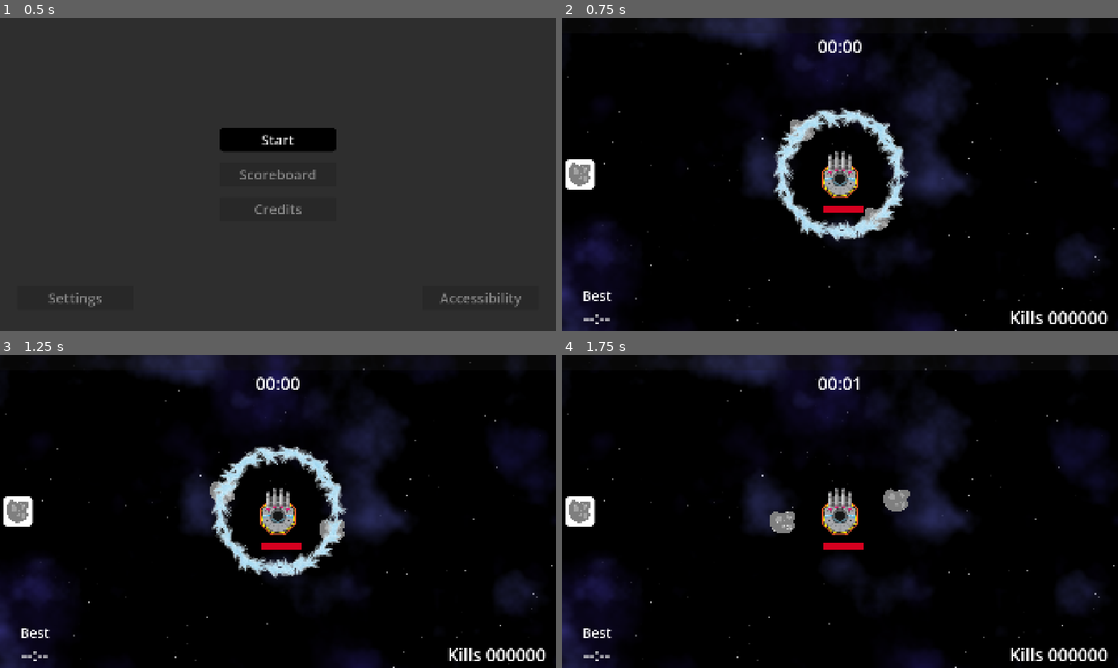
Above: before the commit, frames 1-4 (two rows, left to right).
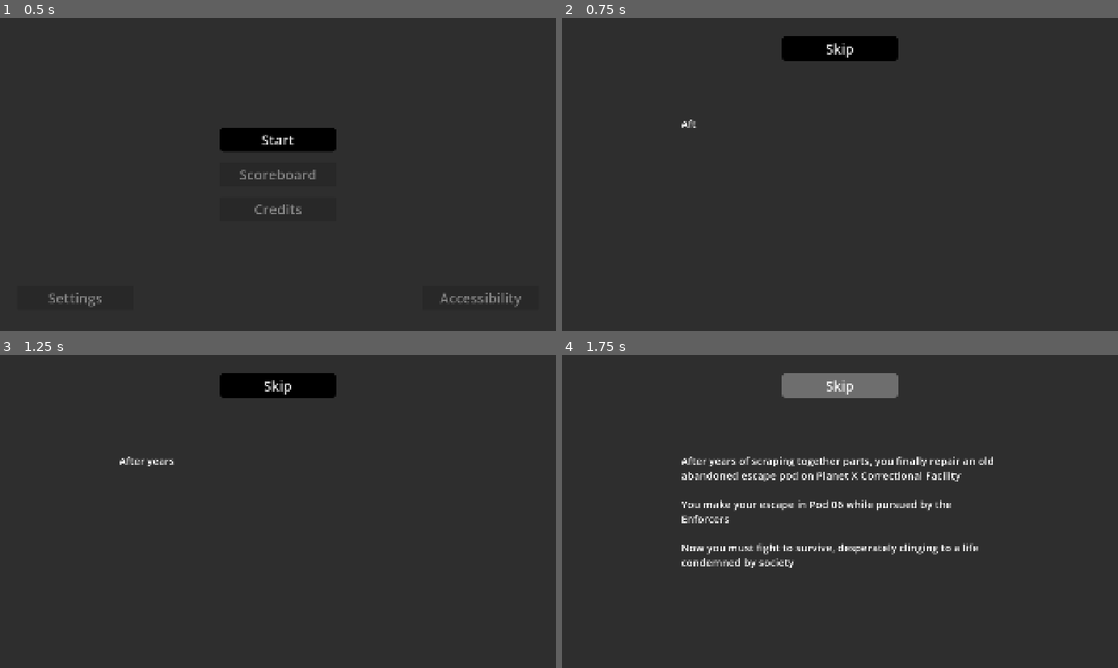
Above: after the commit, the same moments.

Repository: two-sticks-and-a-rock/space-arcade
Game: Godot game, scene res://scenes/main_menu.tscn
Two runs of this game, one before a commit and one after it. Both use one fixed random seed, a clock stepped at 60 frames per second and the inputs below. Before the commit the project starts from res://scenes/ui/main_menu.tscn.
Inputs (mouse positions are in pixels of both pictures, inside the frame that each line leads up to):
- Up to frame 1 (0.5 s): no input
- Up to frame 2 (0.75 s): click "Start" at 0.5 s
- Up to frame 3 (1.25 s): no input
- Up to frame 4 (1.75 s): click (840, 386) at 1.25 s, where only the run after the commit has a clickable "Skip"

Frame 1 is identical in both runs. In frame 2, 96% of the frame differs, in the area x 0-100%, y 0-100%; in frame 3, 96%; in frame 4, 98%.

Commit message:
feat: Main menu start goes to intro text (#55)
* game over with placeholders

* main menu scene

* route to main menu

* kills and time display

* handle best time temp

* route to main menu

* intro with skip buttong

* remove print

* typing animation

* if all text visible, skip should just work

Diff:
--- /dev/null
+++ b/scenes/intro/intro.gd
@@ -0,0 +1,13 @@
+extends CanvasLayer
+
+@onready var level_scene : PackedScene = load("res://scenes/main.tscn")
+@onready var intro_text : RichTextLabel = $PanelContainer/IntroTextBox/IntroText
+
+var num_presses = 0
+
+func _on_skip_button_pressed():
+	if num_presses >= 1 || intro_text.visible_ratio == 1.0:
+		get_tree().change_scene_to_packed(level_scene)
+	else:
+		intro_text.show_all_text()
+		num_presses += 1
--- /dev/null
+++ b/scenes/intro/intro.tscn
@@ -0,0 +1,44 @@
+[gd_scene format=3 uid="uid://0vbg44nks2ea"]
+
+[ext_resource type="Script" uid="uid://ccuc6amjstkec" path="res://scenes/intro/intro.gd" id="1_8twl8"]
+[ext_resource type="Theme" uid="uid://drsxtvymgay2s" path="res://scenes/ui/themes/default/default.tres" id="1_qeukb"]
+[ext_resource type="PackedScene" uid="uid://ba6j0n3w5fvkl" path="res://scenes/ui/typing_text.tscn" id="3_ir5dn"]
+
+[node name="Intro" type="CanvasLayer" unique_id=1243987004]
+script = ExtResource("1_8twl8")
+
+[node name="PanelContainer" type="PanelContainer" parent="." unique_id=1441582170]
+anchors_preset = 15
+anchor_right = 1.0
+anchor_bottom = 1.0
+grow_horizontal = 2
+grow_vertical = 2
+
+[node name="IntroTextBox" type="BoxContainer" parent="PanelContainer" unique_id=765670128]
+custom_minimum_size = Vector2(960, 960)
+layout_mode = 2
+size_flags_horizontal = 4
+size_flags_vertical = 4
+theme = ExtResource("1_qeukb")
+alignment = 1
+
+[node name="IntroText" parent="PanelContainer/IntroTextBox" unique_id=1616030014 instance=ExtResource("3_ir5dn")]
+layout_mode = 2
+
+[node name="ButtonBox" type="BoxContainer" parent="PanelContainer" unique_id=1267520445]
+layout_mode = 2
+size_flags_horizontal = 4
+size_flags_vertical = 0
+offset_transform_enabled = true
+offset_transform_position = Vector2(0, 64)
+offset_transform_visual_only = false
+theme_override_constants/separation = 64
+
+[node name="SkipButton" type="Button" parent="PanelContainer/ButtonBox" unique_id=752937055]
+custom_minimum_size = Vector2(400, 84)
+layout_mode = 2
+size_flags_horizontal = 4
+theme = ExtResource("1_qeukb")
+text = "Skip"
+
+[connection signal="pressed" from="PanelContainer/ButtonBox/SkipButton" to="." method="_on_skip_button_pressed"]
--- a/scenes/ui/game_over.tscn
+++ b/scenes/ui/game_over.tscn
@@ -59,18 +59,14 @@
 horizontal_alignment = 1
 vertical_alignment = 1
 
-[node name="HSplitContainer" type="HSplitContainer" parent="." unique_id=1876063807]
+[node name="HSplitContainer" type="HSplitContainer" parent="." unique_id=1551561553]
 anchors_preset = 12
 anchor_top = 1.0
 anchor_right = 1.0
 anchor_bottom = 1.0
-offset_top = -83.0
+offset_top = -84.0
 grow_horizontal = 2
 grow_vertical = 0
-size_flags_vertical = 8
-offset_transform_enabled = true
-offset_transform_position = Vector2(0, -72)
-offset_transform_visual_only = false
 
 [node name="RunTime" type="Label" parent="HSplitContainer" unique_id=258549648]
 custom_minimum_size = Vector2(400, 84)
--- a/scenes/ui/intro.tscn
+++ /dev/null
@@ -1,56 +0,0 @@
-[gd_scene format=3 uid="uid://0vbg44nks2ea"]
-
-[ext_resource type="Theme" uid="uid://drsxtvymgay2s" path="res://scenes/ui/themes/default/default.tres" id="1_i8df0"]
-
-[node name="Intro" type="CanvasLayer" unique_id=1243987004]
-
-[node name="PanelContainer" type="PanelContainer" parent="." unique_id=1441582170]
-anchors_preset = 15
-anchor_right = 1.0
-anchor_bottom = 1.0
-grow_horizontal = 2
-grow_vertical = 2
-
-[node name="BoxContainer" type="BoxContainer" parent="PanelContainer" unique_id=1267520445]
-layout_mode = 2
-size_flags_horizontal = 4
-size_flags_vertical = 0
-offset_transform_enabled = true
-offset_transform_position = Vector2(0, 128)
-offset_transform_visual_only = false
-
-[node name="Button" type="Button" parent="PanelContainer/BoxContainer" unique_id=752937055]
-custom_minimum_size = Vector2(400, 84)
-layout_mode = 2
-size_flags_horizontal = 4
-theme = ExtResource("1_i8df0")
-text = "Skip"
-
-[node name="VBoxContainer" type="VBoxContainer" parent="PanelContainer" unique_id=1520501199]
-custom_minimum_size = Vector2(960, 960)
-layout_mode = 2
-size_flags_horizontal = 4
-size_flags_vertical = 4
-theme = ExtResource("1_i8df0")
-alignment = 1
-
-[node name="RichTextLabel2" type="RichTextLabel" parent="PanelContainer/VBoxContainer" unique_id=364358952]
-custom_minimum_size = Vector2(1096, 0)
-layout_mode = 2
-theme_override_font_sizes/normal_font_size = 36
-text = "After years of scraping together parts, you finally repair an old abandoned escape pod on Planet X Correctional Facility"
-fit_content = true
-
-[node name="RichTextLabel" type="RichTextLabel" parent="PanelContainer/VBoxContainer" unique_id=990243092]
-custom_minimum_size = Vector2(1096, 0)
-layout_mode = 2
-theme_override_font_sizes/normal_font_size = 36
-text = "You make your escape in Pod 06 while pursued by the Enforcers"
-fit_content = true
-
-[node name="RichTextLabel3" type="RichTextLabel" parent="PanelContainer/VBoxContainer" unique_id=1232224947]
-custom_minimum_size = Vector2(1096, 0)
-layout_mode = 2
-theme_override_font_sizes/normal_font_size = 36
-text = "Now you must fight to survive, desperately clinging to a life condemned by society"
-fit_content = true
--- a/scenes/ui/main_menu_button.gd
+++ b/scenes/ui/main_menu_button.gd
@@ -1,6 +1,6 @@
 extends Button
 
-@onready var main_menu_scene : PackedScene = load("res://scenes/ui/main_menu.tscn")
+@onready var main_menu_scene : PackedScene = load("res://scenes/main_menu.tscn")
 
 func _on_main_menu_pressed():
     get_tree().change_scene_to_packed(main_menu_scene)
--- a/scenes/ui/menu.tscn
+++ b/scenes/ui/menu.tscn
@@ -3,6 +3,8 @@
 [ext_resource type="Script" uid="uid://d2tt0u6ddlowp" path="res://scenes/ui/menu.gd" id="1_wedc3"]
 [ext_resource type="PackedScene" uid="uid://drh6cl70rtt78" path="res://scenes/ui/restart_button.tscn" id="2_c2n5p"]
 [ext_resource type="Theme" uid="uid://drsxtvymgay2s" path="res://scenes/ui/themes/default/default.tres" id="2_w6y0u"]
+[ext_resource type="PackedScene" uid="uid://bemmgs3bisire" path="res://scenes/ui/main_menu_button.tscn" id="4_w6y0u"]
+[ext_resource type="Theme" uid="uid://bwrgd0l5g7l04" path="res://scenes/ui/themes/secondary/secondary.tres" id="5_cx0sj"]
 [ext_resource type="PackedScene" uid="uid://bemmgs3bisire" path="res://scenes/ui/main_menu_button.tscn" id="4_w6y0u"]
 [ext_resource type="Theme" uid="uid://bwrgd0l5g7l04" path="res://scenes/ui/themes/secondary/secondary.tres" id="5_cx0sj"]
 
--- a/scenes/ui/start_button.gd
+++ b/scenes/ui/start_button.gd
@@ -1,6 +1,6 @@
 extends Button
 
-@onready var level_scene : PackedScene = load("res://scenes/main.tscn")
+@onready var level_scene : PackedScene = load("res://scenes/intro/intro.tscn")
 
 func _on_start_pressed():
 	get_tree().change_scene_to_packed(level_scene)
--- /dev/null
+++ b/scenes/ui/typing_text.gd
@@ -0,0 +1,18 @@
+extends RichTextLabel
+
+var percent_to_show: float
+@onready var typing_timer : Timer = $TypingTimer
+
+func _ready():
+	typing_timer.timeout.connect(_on_typing_timer_timeout)
+	visible_ratio = 0.0
+	percent_to_show = 1.0 / text.length()
+	typing_timer.start()
+
+func _on_typing_timer_timeout():
+	visible_ratio += percent_to_show
+	if visible_ratio >= 1.0:
+		typing_timer.stop()
+
+func show_all_text():
+	visible_ratio = 1.0
--- /dev/null
+++ b/scenes/ui/typing_text.tscn
@@ -0,0 +1,18 @@
+[gd_scene format=3 uid="uid://ba6j0n3w5fvkl"]
+
+[ext_resource type="Script" uid="uid://dh1htnd5drs8c" path="res://scenes/ui/typing_text.gd" id="1_a4flc"]
+
+[node name="TypingText" type="RichTextLabel" unique_id=1616030014]
+custom_minimum_size = Vector2(1096, 0)
+size_flags_vertical = 4
+theme_override_font_sizes/normal_font_size = 36
+text = "After years of scraping together parts, you finally repair an old abandoned escape pod on Planet X Correctional Facility
+
+You make your escape in Pod 06 while pursued by the Enforcers
+
+Now you must fight to survive, desperately clinging to a life condemned by society"
+fit_content = true
+script = ExtResource("1_a4flc")
+
+[node name="TypingTimer" type="Timer" parent="." unique_id=920745141]
+wait_time = 0.05
Not shown, added: scenes/intro/intro.gd.uid
Not shown: 5 places in scenes/main_menu.tscn that only renumber resources
Not shown, added: scenes/ui/typing_text.gd.uid
